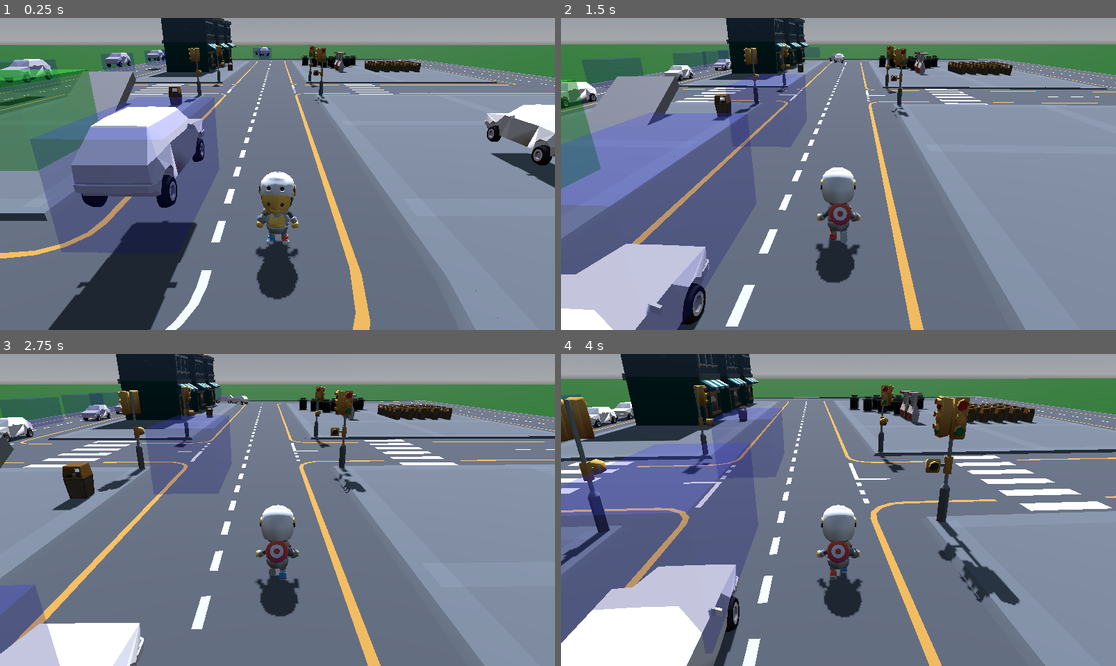
Above: before the commit, frames 1-4 (two rows, left to right).
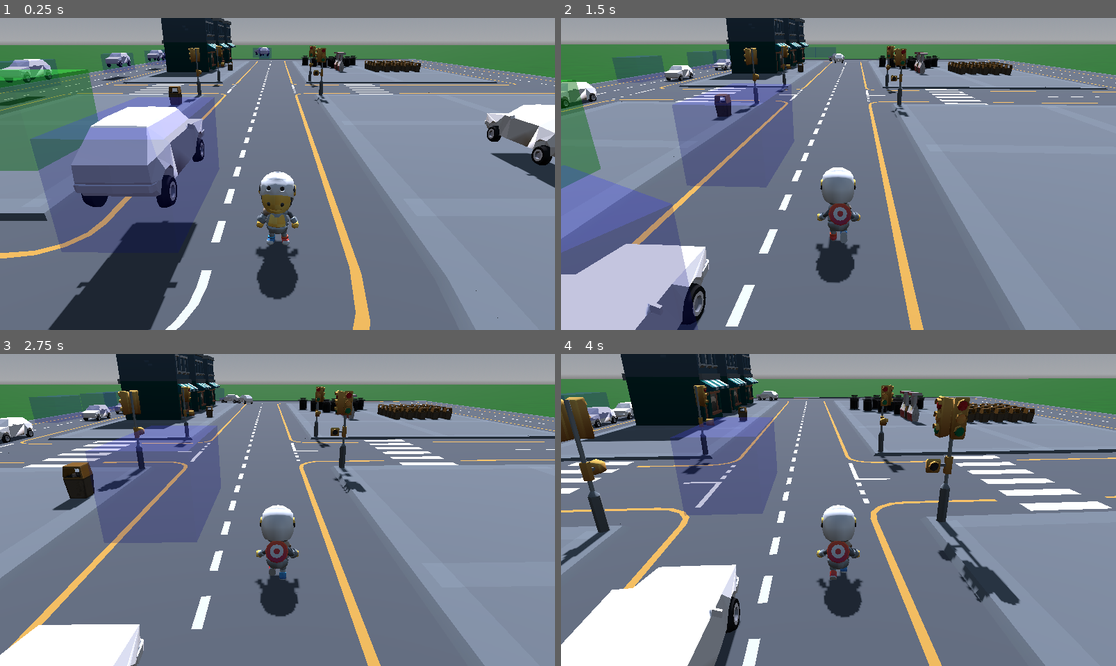
Above: after the commit, the same moments.

Repository: leems-dreems/car-driver
Game: Godot game, scene res://maps/KayKitCity/kay_kit_city.tscn
Two runs of this game, one before a commit and one after it. Both use one fixed random seed, a clock stepped at 60 frames per second and the inputs below.
Inputs (mouse positions are in pixels of both pictures, inside the frame that each line leads up to):
- Up to frame 1 (0.25 s): no input
- Up to frame 2 (1.5 s): move the mouse to (866, 174) at 0.52 s; hold W (Accelerate) from 0.53 s (still down); move the mouse to (810, 174) at 1.27 s
- Up to frame 3 (2.75 s): keep holding W (Accelerate); move the mouse to (288, 503) at 2.02 s
- Up to frame 4 (4 s): keep holding W (Accelerate); move the mouse to (832, 516) at 2.77 s; move the mouse to (877, 513) at 3.52 s

The runs differ from the first frame. In frame 1, 0.6% of the frame differs, in the area x 12-25%, y 17-30%; in frame 2, 13%; in frame 3, 9.0%; in frame 4, 17%, in the area x 0-41%, y 11-100%.

Commit message:
Further efforts to tune steering & lane-keeping
This is the last attempt to tune this approach, before probably moving to an approach that incorporates context-based steering.

Diff:
--- a/maps/KayKitCity/kay_kit_city.tscn
+++ b/maps/KayKitCity/kay_kit_city.tscn
@@ -299,23 +299,11 @@
 collision_mask = 82
 size = Vector3(5, 1, 9)
 
-[node name="Ramp3" type="CSGBox3D" parent="Terrain" groups=["Road"]]
-transform = Transform3D(-1, -1.49012e-08, -7.45058e-08, 1.94149e-08, 0.866026, -0.5, 8.73587e-08, -0.5, -0.866026, 13, 1, -15)
-use_collision = true
-collision_mask = 82
-size = Vector3(5, 1, 9)
-
 [node name="Ramp4" type="CSGBox3D" parent="Terrain" groups=["Road"]]
 transform = Transform3D(-1, -1.49012e-08, -7.45058e-08, 4.13634e-08, 0.707107, -0.707107, 7.93571e-08, -0.707107, -0.707107, -20, 0.189339, -67.9455)
 use_collision = true
 collision_mask = 82
 size = Vector3(5, 3, 3)
-
-[node name="Ramp2" type="CSGBox3D" parent="Terrain" groups=["Road"]]
-transform = Transform3D(1, 0, 0, 0, 0.866025, -0.5, 0, 0.5, 0.866025, -32, 1, -17)
-use_collision = true
-collision_mask = 82
-size = Vector3(5, 1, 9)
 
 [node name="Player" parent="." instance=ExtResource("7_1k2ef")]
 transform = Transform3D(1, 0, 1.74846e-07, 0, 1, 0, -1.74846e-07, 0, 1, -4, 1, -37)
--- a/traffic/traffic_path.gd
+++ b/traffic/traffic_path.gd
@@ -31,14 +31,14 @@
         var closest_path_transform := Transform3D(follower.transform)
         var closest_path_rotation_y: float = follower.rotation.y
         # Get the Y axis rotation of a position some distance along the path
-        follower.progress += 10.0
+        follower.progress += 5.0
         var future_path_rotation_y: float = follower.rotation.y
         # Compare the rotations and calculate vehicle inputs
         var path_angle_difference := angle_difference(follower.vehicle.rotation.y, future_path_rotation_y)
         var speed := follower.vehicle.linear_velocity.length()
         var target_speed: float
-        if path_angle_difference > PI / 4:
-          target_speed = 5.0
+        if path_angle_difference > PI / 8:
+          target_speed = road_speed / 2
         else:
           target_speed = road_speed
         follower.vehicle.ignition_on = true
@@ -53,19 +53,23 @@
 
         # Steer to match the rotation of the nearest path position
         var turning_angle := angle_difference(follower.vehicle.rotation.y, closest_path_rotation_y)
+        var should_turn := turning_angle > -PI / 128 and turning_angle < PI / 128
         var looking_at_path_transform := follower.vehicle.transform.looking_at(closest_path_transform.origin)
         var lanekeeping_angle := angle_difference(follower.vehicle.rotation.y, looking_at_path_transform.basis.get_euler().y)
-        if turning_angle > PI / 64:
+        var path_angle := angle_difference(closest_path_rotation_y, future_path_rotation_y)
+        if should_turn == false and path_angle > -PI / 256 and path_angle < PI / 256:
+          if lanekeeping_angle > PI / 256:
+            follower.vehicle.steering_input = clampf(lanekeeping_angle, 0, 0.5)
+          elif lanekeeping_angle < -PI / 256:
+            follower.vehicle.steering_input = clampf(lanekeeping_angle, 0.0, -0.5)
+          else:
+            follower.vehicle.steering_input = 0.0
+        elif turning_angle > PI / 128:
           follower.vehicle.steering_input = clampf(turning_angle, 0.1, 1.0)
-        elif turning_angle < -PI / 64:
+        elif turning_angle < -PI / 128:
           follower.vehicle.steering_input = clampf(turning_angle, -0.1, -1.0)
         else:
-          if lanekeeping_angle > PI / 64:
-            follower.vehicle.steering_input = clampf(lanekeeping_angle, 0.0, 1.0)
-          elif lanekeeping_angle < -PI / 64:
-            follower.vehicle.steering_input = clampf(lanekeeping_angle, 0.0, -1.0)
-          else:
-            follower.vehicle.steering_input = 0.0
+          follower.vehicle.steering_input = 0.0
       else:
         follower.vehicle.throttle_input = 0.0
     else:
